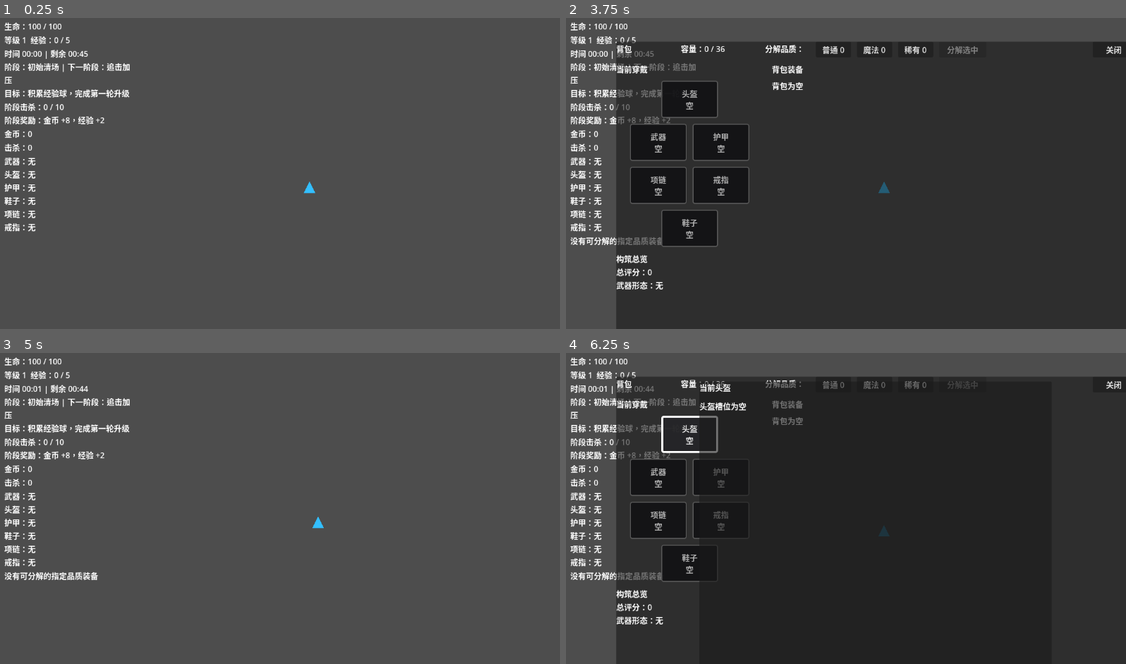
Above: before the commit, frames 1-4 (two rows, left to right).
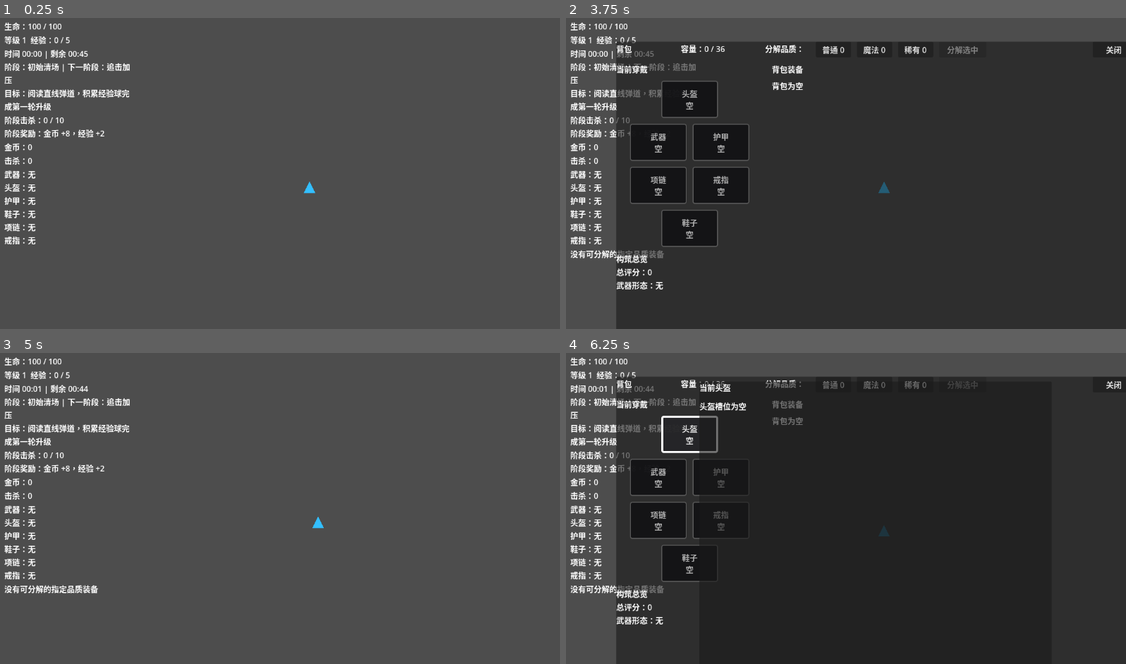
Above: after the commit, the same moments.

Repository: airisuzuki123/RogueLootPrototype
Game: Godot game, scene res://scenes/main.tscn
The game is run twice, just before and just after one commit, with the same random seed, the same clock (stepped at 60 frames per second) and the same inputs.
Inputs (mouse positions are in pixels of both pictures, inside the frame that each line leads up to):
- Up to frame 1 (0.25 s): no input
- Up to frame 2 (3.75 s): tap Enter at 0.5 s; move the mouse to (969, 154) at 0.52 s; hold D (move_right) 0.53-1.25 s; tap B at 0.6 s; click (969, 154) at 0.67 s; click "普通 0" at 1.25 s; click "魔法 0" at 2 s; click "稀有 0" at 2.75 s; click "分解选中" at 3.5 s
- Up to frame 3 (5 s): click "关闭" at 4.25 s
- Up to frame 4 (6.25 s): tap Space at 5 s; move the mouse to (734, 520) at 5.02 s; hold S (move_down) 5.03-5.75 s; tap B at 5.1 s; click "头盔 空" at 5.75 s

The runs differ from the first frame. In frame 1, 1.3% of the frame differs, in the area x 0-24%, y 22-73%; in frame 2, 1.5%; in frame 3, 1.8%, in the area x 0-24%, y 22-78%; in frame 4, 1.5%.

Commit message:
新增阶段弹幕模式

Diff:
--- a/scripts/core/game_manager.gd
+++ b/scripts/core/game_manager.gd
@@ -27,8 +27,10 @@
 		"spawn_interval": 1.25,
 		"spawn_count": 1,
 		"enemy_level_bonus": 0,
-		"enemy_weight_bonus": {},
-		"goal": "积累经验球，完成第一轮升级",
+		"enemy_weight_bonus": {"ranged": 10},
+		"bullet_pattern": "aimed",
+		"bullet_speed_multiplier": 0.88,
+		"goal": "阅读直线弹道，积累经验球完成第一轮升级",
 		"kill_target": 10,
 		"reward_gold": 8,
 		"reward_experience": 2,
@@ -41,8 +43,10 @@
 		"spawn_interval": 1.05,
 		"spawn_count": 1,
 		"enemy_level_bonus": 0,
-		"enemy_weight_bonus": {"runner": 18},
-		"goal": "应对快速敌人，保持移动空间",
+		"enemy_weight_bonus": {"runner": 8, "ranged": 28},
+		"bullet_pattern": "fan",
+		"bullet_speed_multiplier": 0.95,
+		"goal": "穿过扇形弹幕，保持移动空间",
 		"kill_target": 18,
 		"reward_gold": 12,
 		"reward_experience": 3,
@@ -55,8 +59,10 @@
 		"spawn_interval": 0.90,
 		"spawn_count": 1,
 		"enemy_level_bonus": 1,
-		"enemy_weight_bonus": {"tank": 14, "ranged": 18},
-		"goal": "处理坦克和远程敌人的组合压力",
+		"enemy_weight_bonus": {"tank": 8, "ranged": 34},
+		"bullet_pattern": "ring",
+		"bullet_speed_multiplier": 1.0,
+		"goal": "观察环形弹幕缺口，处理远程压力",
 		"kill_target": 26,
 		"reward_gold": 16,
 		"reward_experience": 4,
@@ -69,8 +75,10 @@
 		"spawn_interval": 0.75,
 		"spawn_count": 2,
 		"enemy_level_bonus": 1,
-		"enemy_weight_bonus": {"runner": 16, "tank": 10, "ranged": 18},
-		"goal": "用当前构筑清理更密集的敌群",
+		"enemy_weight_bonus": {"runner": 8, "tank": 8, "ranged": 38},
+		"bullet_pattern": "spiral",
+		"bullet_speed_multiplier": 1.08,
+		"goal": "预判旋转弹幕轨迹，保持输出空间",
 		"kill_target": 40,
 		"reward_gold": 24,
 		"reward_experience": 5,
@@ -83,8 +91,10 @@
 		"spawn_interval": 0.65,
 		"spawn_count": 2,
 		"enemy_level_bonus": 2,
-		"enemy_weight_bonus": {"runner": 18, "tank": 18, "ranged": 24},
-		"goal": "撑过最后一波压力并完成本局",
+		"enemy_weight_bonus": {"runner": 10, "tank": 12, "ranged": 44},
+		"bullet_pattern": "wall",
+		"bullet_speed_multiplier": 1.15,
+		"goal": "穿越弹幕墙，撑过最后一波压力",
 		"kill_target": 60,
 		"reward_gold": 35,
 		"reward_experience": 6,
@@ -229,6 +239,12 @@
 	var weight_bonus: Dictionary = get_current_run_phase().get("enemy_weight_bonus", {})
 	return maxi(0, int(weight_bonus.get(enemy_type, 0)))
 
+func get_current_phase_bullet_pattern() -> String:
+	return str(get_current_run_phase().get("bullet_pattern", "aimed"))
+
+func get_current_phase_bullet_speed_multiplier() -> float:
+	return maxf(0.2, float(get_current_run_phase().get("bullet_speed_multiplier", 1.0)))
+
 func get_run_elapsed_seconds() -> int:
 	return int(floor(run_elapsed_time))
 
--- a/scripts/entities/enemy.gd
+++ b/scripts/entities/enemy.gd
@@ -14,11 +14,13 @@
 @export var enemy_type: String = "grunt"
 @export var ranged_attack_range: float = 260.0
 @export var ranged_keep_distance: float = 170.0
+@export var projectile_speed: float = 240.0
 
 var health: int
 var target: Node2D
 var attack_cooldown: float = 0.0
 var knockback_velocity: Vector2 = Vector2.ZERO
+var spiral_angle: float = 0.0
 @onready var visual: Polygon2D = $Visual
 @onready var health_bar: ProgressBar = $HealthBar
 
@@ -92,12 +94,17 @@
 	if attack_cooldown > 0.0:
 		return
 	attack_cooldown = attack_interval
-	var projectile := ENEMY_PROJECTILE_SCENE.instantiate()
-	projectile.global_position = global_position
-	projectile.direction = direction
-	projectile.damage = touch_damage
-	get_tree().current_scene.add_child(projectile)
-	CombatFeedback.show_burst(get_tree().current_scene, global_position, Color(1, 0.55, 0.25, 0.75), 0.7)
+	match GameManager.get_current_phase_bullet_pattern():
+		"fan":
+			_fire_fan_pattern(direction)
+		"ring":
+			_fire_ring_pattern()
+		"spiral":
+			_fire_spiral_pattern()
+		"wall":
+			_fire_wall_pattern(direction)
+		_:
+			_fire_aimed_pattern(direction)
 
 func _flash_on_hit() -> void:
 	visual.modulate = Color(1.6, 1.6, 1.6, 1)
@@ -130,12 +137,14 @@
 			visual.color = Color(0.75, 0.15, 1, 1)
 			visual.scale = Vector2(1.35, 1.35)
 		"ranged":
-			max_health = 18
+			max_health = 22
 			move_speed = 95.0
-			touch_damage = 8
-			attack_interval = 1.35
+			touch_damage = 7
+			attack_interval = 1.45
+			projectile_speed = 230.0
 			experience_reward = 2
-			visual.color = Color(0.25, 1, 0.65, 1)
+			loot_chance = 0.30
+			visual.color = Color(0.15, 0.85, 1.0, 1)
 			visual.scale = Vector2(1.0, 1.0)
 		_:
 			enemy_type = "grunt"
@@ -154,3 +163,55 @@
 	if distance > ranged_attack_range:
 		return direction * move_speed
 	return Vector2.ZERO
+
+func _fire_aimed_pattern(direction: Vector2) -> void:
+	_spawn_enemy_projectile(direction, Vector2.ZERO, Color(1.0, 0.48, 0.22, 1.0), 1.0)
+	_show_ranged_burst(Color(1.0, 0.55, 0.25, 0.75), 0.75)
+
+func _fire_fan_pattern(direction: Vector2) -> void:
+	var bullet_count := 5
+	var spread_degrees := 52.0
+	for index in range(bullet_count):
+		var t := 0.0 if bullet_count <= 1 else float(index) / float(bullet_count - 1)
+		var angle := deg_to_rad(lerpf(-spread_degrees * 0.5, spread_degrees * 0.5, t))
+		_spawn_enemy_projectile(direction.rotated(angle), Vector2.ZERO, Color(0.35, 0.95, 1.0, 1.0), 0.92)
+	_show_ranged_burst(Color(0.25, 0.85, 1.0, 0.82), 0.95)
+
+func _fire_ring_pattern() -> void:
+	var bullet_count := 12
+	var offset := randf() * TAU
+	for index in range(bullet_count):
+		var angle := offset + TAU * float(index) / float(bullet_count)
+		_spawn_enemy_projectile(Vector2.RIGHT.rotated(angle), Vector2.ZERO, Color(1.0, 0.42, 0.95, 1.0), 0.86)
+	_show_ranged_burst(Color(1.0, 0.35, 0.9, 0.85), 1.2)
+
+func _fire_spiral_pattern() -> void:
+	var bullet_count := 7
+	spiral_angle = wrapf(spiral_angle + deg_to_rad(34.0), 0.0, TAU)
+	for index in range(bullet_count):
+		var angle := spiral_angle + TAU * float(index) / float(bullet_count)
+		_spawn_enemy_projectile(Vector2.RIGHT.rotated(angle), Vector2.ZERO, Color(1.0, 0.86, 0.28, 1.0), 0.84)
+	_show_ranged_burst(Color(1.0, 0.75, 0.22, 0.86), 1.15)
+
+func _fire_wall_pattern(direction: Vector2) -> void:
+	var bullet_count := 7
+	var spacing := 22.0
+	var side := direction.orthogonal().normalized()
+	for index in range(bullet_count):
+		var offset := side * (float(index) - float(bullet_count - 1) * 0.5) * spacing
+		_spawn_enemy_projectile(direction, offset, Color(0.55, 0.72, 1.0, 1.0), 0.95)
+	_show_ranged_burst(Color(0.4, 0.62, 1.0, 0.88), 1.25)
+
+func _spawn_enemy_projectile(direction: Vector2, offset: Vector2, color: Color, scale_multiplier: float) -> void:
+	var projectile := ENEMY_PROJECTILE_SCENE.instantiate()
+	projectile.global_position = global_position + offset
+	var speed_multiplier := GameManager.get_current_phase_bullet_speed_multiplier()
+	if projectile.has_method("configure"):
+		projectile.configure(direction, touch_damage, projectile_speed * speed_multiplier, color, scale_multiplier)
+	else:
+		projectile.direction = direction
+		projectile.damage = touch_damage
+	get_tree().current_scene.add_child(projectile)
+
+func _show_ranged_burst(color: Color, size: float) -> void:
+	CombatFeedback.show_burst(get_tree().current_scene, global_position, color, size)
--- a/scripts/entities/enemy_projectile.gd
+++ b/scripts/entities/enemy_projectile.gd
@@ -8,9 +8,30 @@
 @export var knockback_force: float = 190.0
 
 var direction: Vector2 = Vector2.RIGHT
+@onready var visual: Polygon2D = $Visual
+@onready var collision_shape: CollisionShape2D = $CollisionShape2D
 
 func _ready() -> void:
 	body_entered.connect(_on_body_entered)
+	_update_visual_rotation()
+
+func configure(new_direction: Vector2, new_damage: int, new_speed: float, color: Color, scale_multiplier: float = 1.0) -> void:
+	direction = Vector2.RIGHT if new_direction.is_zero_approx() else new_direction.normalized()
+	damage = new_damage
+	speed = new_speed
+	if visual == null:
+		visual = get_node_or_null("Visual") as Polygon2D
+	if collision_shape == null:
+		collision_shape = get_node_or_null("CollisionShape2D") as CollisionShape2D
+	if visual == null:
+		return
+	visual.color = color
+	visual.scale = Vector2.ONE * scale_multiplier
+	if collision_shape != null and collision_shape.shape is CircleShape2D:
+		collision_shape.shape = collision_shape.shape.duplicate()
+		var shape := collision_shape.shape as CircleShape2D
+		shape.radius = 5.0 * scale_multiplier
+	_update_visual_rotation()
 
 func _physics_process(delta: float) -> void:
 	if GameManager.is_run_over or GameManager.is_gameplay_paused():
@@ -20,6 +41,11 @@
 	if lifetime <= 0.0:
 		queue_free()
 
+func _update_visual_rotation() -> void:
+	if visual == null:
+		return
+	visual.rotation = direction.angle()
+
 func _on_body_entered(body: Node) -> void:
 	if body.name != "Player":
 		return
--- a/scripts/main.gd
+++ b/scripts/main.gd
@@ -13,10 +13,10 @@
 
 var player: CharacterBody2D
 var enemy_spawn_table: Array[Dictionary] = [
-	{"type": "grunt", "weight": 60, "min_level": 1},
-	{"type": "runner", "weight": 25, "min_level": 1},
+	{"type": "grunt", "weight": 42, "min_level": 1},
+	{"type": "runner", "weight": 18, "min_level": 1},
 	{"type": "tank", "weight": 12, "min_level": 2},
-	{"type": "ranged", "weight": 18, "min_level": 3}
+	{"type": "ranged", "weight": 30, "min_level": 1}
 ]
 
 func _ready() -> void:
Not shown, changed: README.md
Not shown, changed: docs/design.md
Not shown, changed: docs/stage-plan.md
